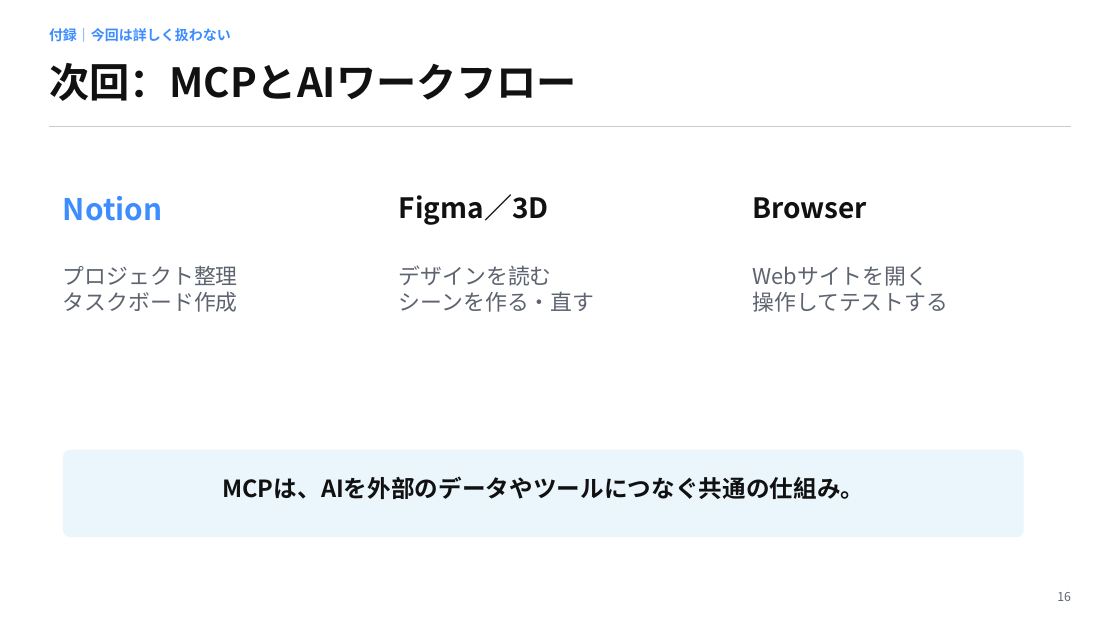
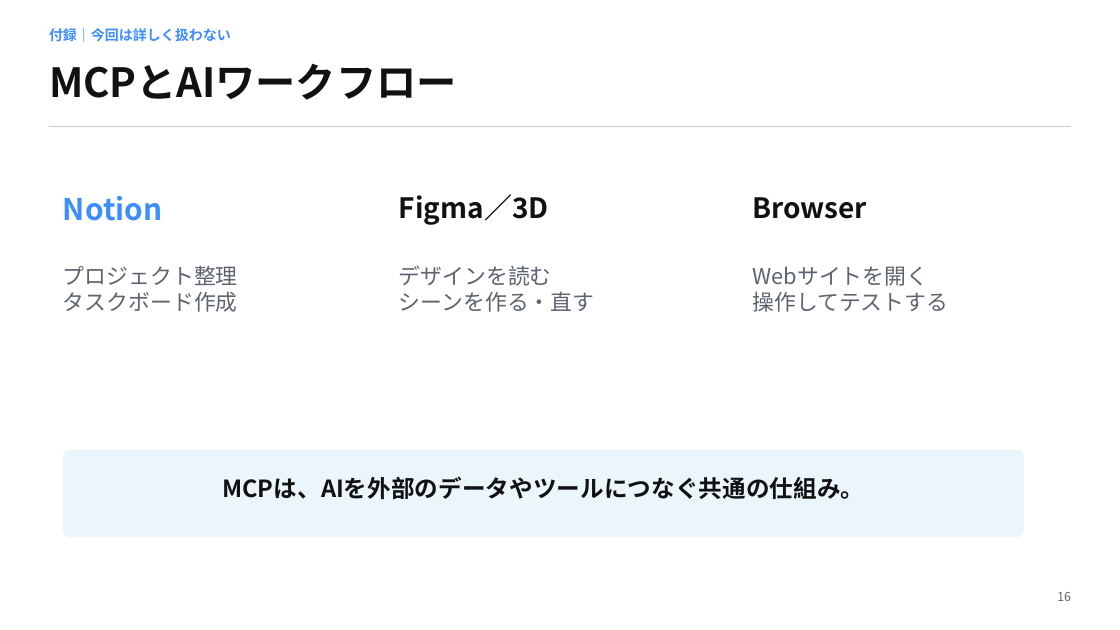
Before and after one commit to newslin-design/newslin-design.github.io, a slide deck: slide 17 of nihonngo/AI教材ツール_共有用_日本語.pptx (slide 16 before the commit). Drawn at 1120x630 pixels with LibreOffice and Linux fonts; fonts in the diff are those of the drawing. Boxes give left, top, right and bottom in pixels: in the first picture for what was removed or moved away, otherwise in the second. Text is boxed around its words. In the diff, an @@ line names an element or a change of style, - is before the commit and + after.

```diff
--- a/nihonngo/AI教材ツール_共有用_日本語.pptx
+++ b/nihonngo/AI教材ツール_共有用_日本語.pptx
@@ text at [49,63,457,100]: text changed @@
-次回：MCPとAIワークフロー
+MCPとAIワークフロー
```
Also in this commit, not shown: 6 other slides changed, 1 slide added, 2 other files.
